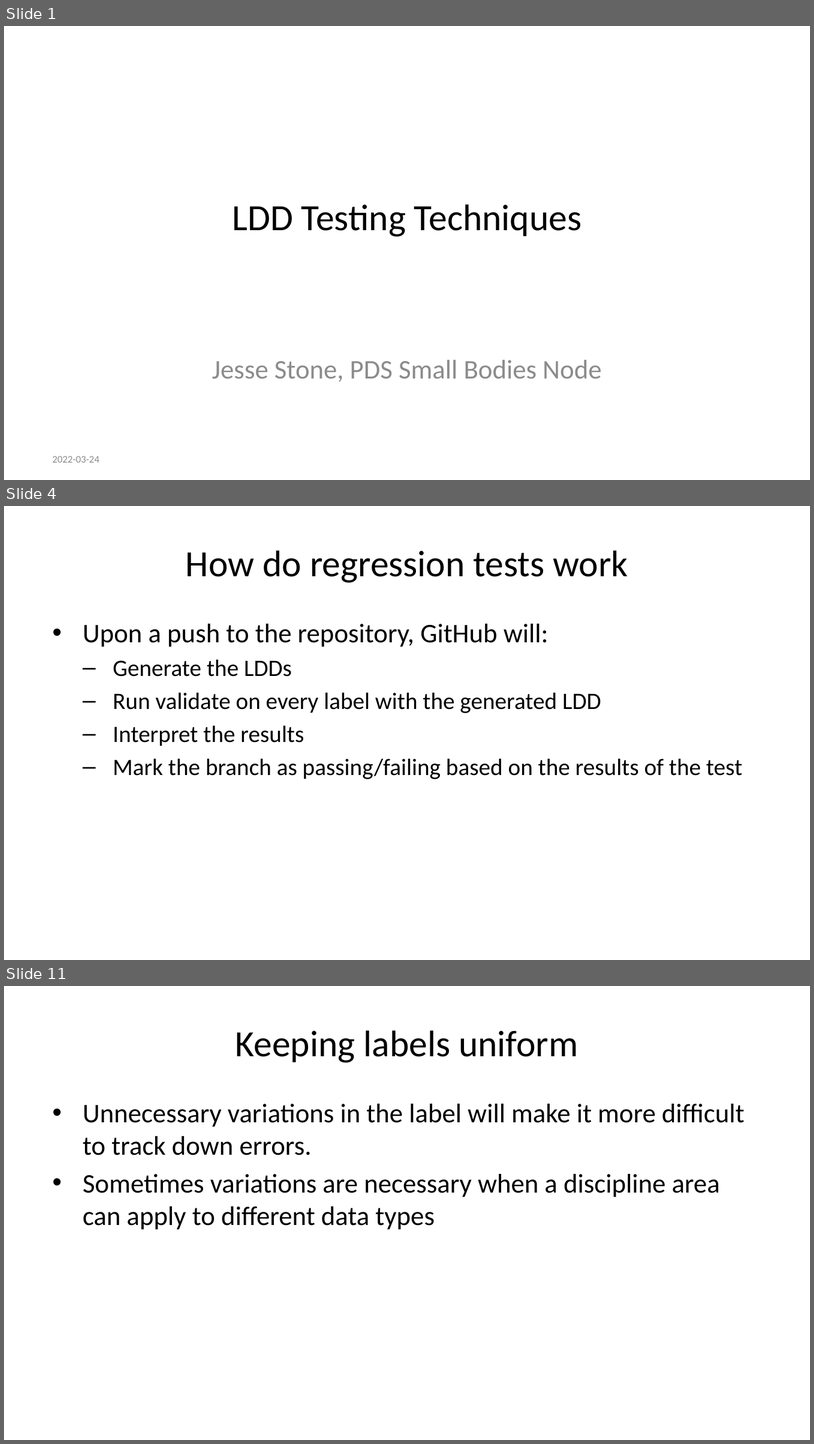
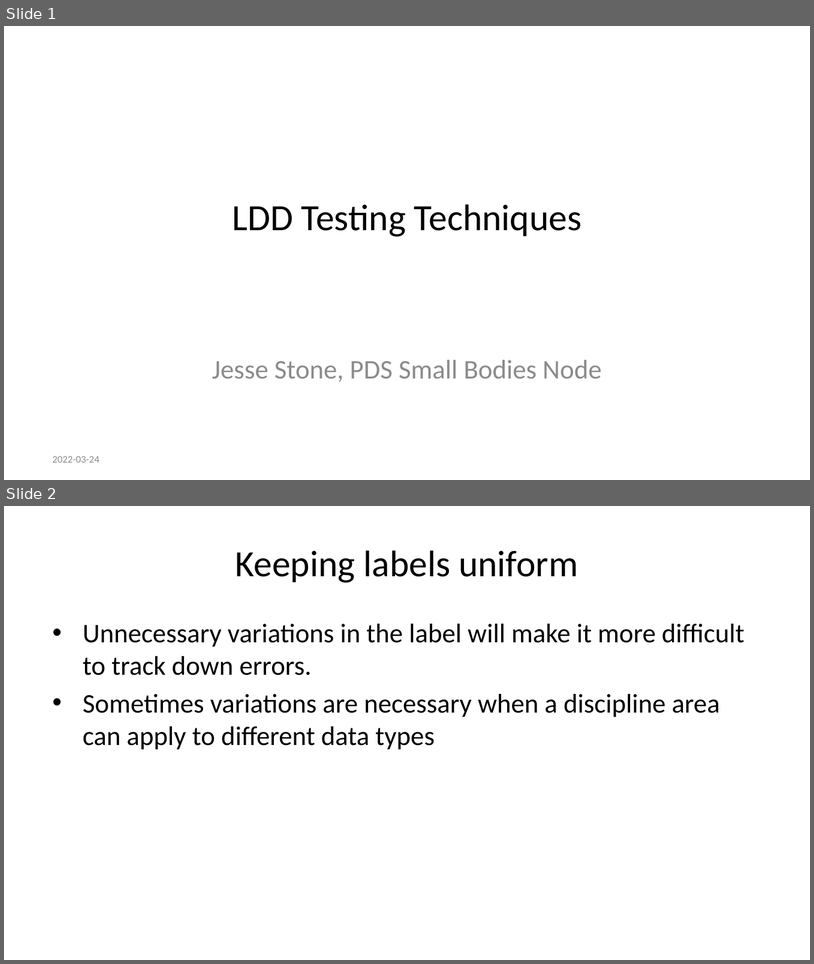
Before and after one commit to sbn-psi/dmsp, a slide deck: LDDTesting/stone-LDDTestingTechniques.pptx. Shown one above the other, each under a label of ours: slides 1, 4 and 11 before the commit, slides 1 and 2 after it; the slides between them are not shown. The pictures are 814x1444 and 814x964 pixels, drawn with LibreOffice and Linux fonts; fonts in the diff are those of the drawing. Boxes give left, top, right and bottom in pixels: in the first picture for what was removed or moved away, otherwise in the second. Text is boxed around its words. In the diff, an @@ line names an element or a change of style, - is before the commit and + after.

```diff
--- a/LDDTesting/stone-LDDTestingTechniques.pptx
+++ b/LDDTesting/stone-LDDTestingTechniques.pptx
@@ slide 4 removed at <box>4,506,810,960</box>, background #FFFFFF @@
@@ title removed at <box>186,550,628,583</box> @@
-How do regression tests work
@@ text removed at <box>83,624,743,779</box> @@
-• Upon a push to the repository, GitHub will:
-  – Generate the LDDs
-  – Run validate on every label with the generated LDD
-  – Interpret the results
-  – Mark the branch as passing/failing based on the results of the test
@@ what was slide 11 is now slide 2 @@
```
Also in this commit, not shown: 10 other slides removed, 4 other files.
